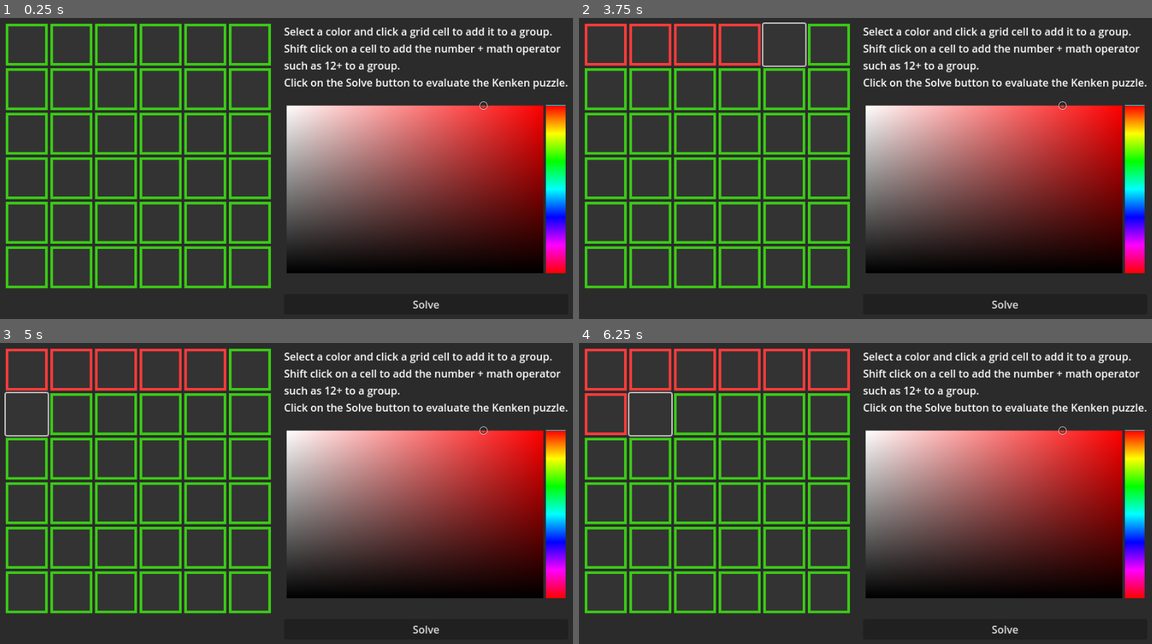
Above: before the commit, frames 1-4 (two rows, left to right).
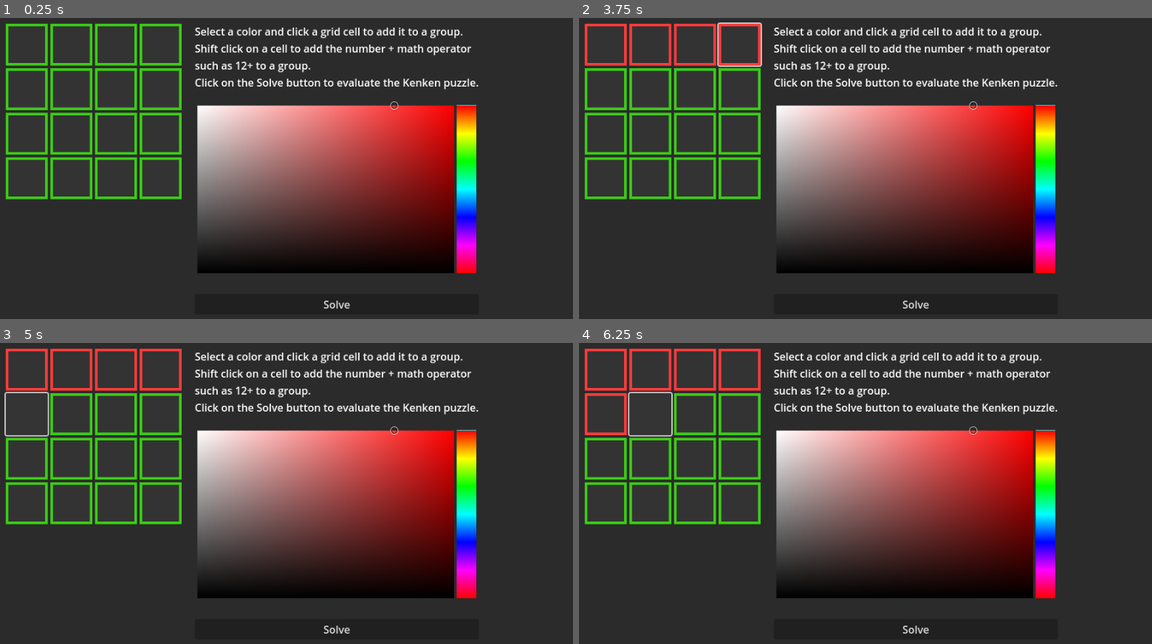
Above: after the commit, the same moments.

Repository: andrew-wilkes/godot-kenken
Game: Godot game, scene res://main.tscn
The game is run twice, just before and just after one commit, with the same random seed, the same clock (stepped at 60 frames per second) and the same inputs.
Inputs (mouse positions are in pixels of both pictures, inside the frame that each line leads up to):
- Up to frame 1 (0.25 s): no input
- Up to frame 2 (3.75 s): click (607, 45) at 0.5 s; click (647, 45) at 1.27 s; click (693, 45) at 2.02 s; click (739, 45) at 2.77 s; click (785, 45) at 3.52 s
- Up to frame 3 (5 s): click (28, 415) at 4.27 s
- Up to frame 4 (6.25 s): click (831, 370) at 5.02 s; click (647, 415) at 5.77 s

The runs differ from the first frame. In frame 1, 37% of the frame differs, in the area x 0-100%, y 1-97%; in frame 2, 37%; in frame 3, 37%; in frame 4, 37%.

Commit message:
Add tests

Diff:
--- a/kenken/Main.gd
+++ b/kenken/Main.gd
@@ -1,18 +1,22 @@
 extends Control
 
-@export var grid_size = 6
+@export var grid_size = 4
 
 var current_button: Button
-var groups = {}
-var ops = {}
+var cages = {}
 var grid_numbers = []
 var numbers
+
+class Cage:
+	var cells = []
+	var number_sets = []
+	var target = 0
+	var op = '+'
 
 func _ready():
 	numbers = range(1, grid_size + 1)
 	%Grid.columns = grid_size
 	grid_numbers.resize(grid_size * grid_size)
-	grid_numbers.fill(0)
 	for n in grid_size * grid_size:
 		var button: Button = %Cell
 		if n > 0:
@@ -20,13 +24,14 @@
 			var style_box = button.get("theme_override_styles/normal")
 			button.set("theme_override_styles/normal", style_box.duplicate())
 			%Grid.add_child(button)
-		button.set_meta("group_id", 0)
+		button.set_meta("cage_id", 0)
 		button.pressed.connect(on_button_clicked.bind(button))
 	#test_get_candidates_for_cell()
 	#test_target_matched()
-	#test_evaluate_group()
-	#test_get_number_sets_for_group()
-	test_get_number_combos_for_set()
+	#test_evaluate_cage()
+	test_get_number_sets_for_cage()
+	#test_get_number_combos_for_set()
+	#test_valid_grid()
 
 
 func on_button_clicked(b: Button):
@@ -38,7 +43,7 @@
 	else:
 		var style_box = b.get("theme_override_styles/normal")
 		style_box.border_color = %ColorPicker.color
-		b.set_meta("group_id", %ColorPicker.color.to_rgba32())
+		b.set_meta("cage_id", %ColorPicker.color.to_rgba32())
 
 
 func _on_popup_panel_popup_hide():
@@ -46,29 +51,66 @@
 
 
 func _on_solve_pressed():
-	extract_groups()
-	extract_ops()
-	# Populate the grid numbers
-	# Test groups for solution
-
-
-func extract_groups():
+	grid_numbers.fill(0)
+	extract_cages()
+	set_number_sets()
+	if apply_numbers_to_grid(0):
+		print(grid_numbers)
+	else:
+		print("FAILED")
+
+
+func extract_cages():
 	var idx = 0
 	for cell in %Grid.get_children():
-		var key = cell.get_meta("group_id")
-		if groups.has(key):
-			groups[key].append(idx)
+		var key = cell.get_meta("cage_id")
+		var txt = cell.text
+		if cages.has(key):
+			cages[key].cells.append(idx)
 		else:
-			groups[key] = [idx]
+			var cage = Cage.new()
+			cage.cells = [idx]
+			cages[key] = cage
+		if txt.length() > 0:
+			cages[key].target = int(txt.left(-1))
+			cages[key].op = txt.right(1)
 		idx += 1
 
 
-func extract_ops():
-	for cell in %Grid.get_children():
-		var key = cell.get_meta("group_id")
-		var txt = cell.text
-		if txt.length() > 0:
-			ops[key] = [int(txt.left(-1)), txt.right(1)]
+func set_number_sets():
+	for cage in cages.values():
+		cage.number_sets = get_number_sets_for_cage(cage.cells, cage.target, cage.op)
+
+
+func apply_numbers_to_grid(cage_id):
+	if cage_id == cages.size():
+		return true
+	for number_set in cages.values()[cage_id].number_sets:
+		for idx in number_set.size():
+			grid_numbers[cages[cage_id].cells[idx]] = number_set[idx]
+		if valid_grid() and apply_numbers_to_grid(cage_id + 1):
+			return true
+	return false
+
+
+func valid_grid():
+	# Each row or column must contain only 1 of numbers > 0
+	var x = 0
+	var y = 0
+	var xoff = grid_size * grid_size - grid_size + 1
+	for n in grid_size:
+		var row = grid_numbers.slice(y, y + grid_size)
+		var col = grid_numbers.slice(x, x + xoff, grid_size)
+		#print(row)
+		#print(col)
+		for num in numbers:
+			if row.count(num) > 1:
+				return false
+			if col.count(num) > 1:
+				return false
+		x += 1
+		y += grid_size
+	return true
 
 
 func _on_line_edit_text_submitted(_new_text):
@@ -90,11 +132,47 @@
 	return candidates
 
 
-func get_number_sets_for_group(group, target, op):
+func get_number_sets_for_cage(cells, target, op):
 	var sets = []
-	for n in range(grid_size, 0, -1):
-		get_number_set(target, op, group.size(), 0, n, [], sets)
+	for n in range(grid_size, 1, -1):
+		get_number_set(target, op, cells.size(), 0, n, [n], sets)
 	return sets
+
+
+func get_number_set(target, op, cage_size, total, n, num_set, sets):
+	if total == target:
+		if num_set.size() == cage_size:
+			# Take care of bug where duplicate sets are made
+			if not sets.has(num_set):
+				sets.append(num_set)
+		return
+	if total == 0:
+		total = n
+	else:
+		match op:
+			'+':
+				if total + n > target:
+					return
+				total += n
+				num_set.append(n)
+			'-':
+				if total - n < target:
+					return
+				total -= n
+				num_set.append(n)
+			'*':
+				if total * n > target:
+					return
+				total *= n
+				num_set.append(n)
+			'/':
+				if total / n < target:
+					return
+				total /= n
+				num_set.append(n)
+	#print(set)
+	for m in range(n, 0, -1):
+		get_number_set(target, op, cage_size, total, m, num_set.duplicate(), sets)
 
 
 func get_number_combos_for_set(num_set: Array):
@@ -122,58 +200,19 @@
 		append_num(combo.duplicate(), combos, idx, nums)
 
 
-func test_get_number_combos_for_set():
-	print(get_number_combos_for_set([[1,1,1,3],[3,4,1]]))
-
-
-func get_number_set(target, op, gsize, total, n, num_set, sets):
-	if total == target:
-		if num_set.size() == gsize:
-			sets.append(num_set)
-		return
-	match op:
-		'+':
-			if total + n > target:
-				return
-			total += n
-			num_set.append(n)
-		'-':
-			if total - n < target:
-				return
-			total -= n
-			num_set.append(n)
-		'*':
-			if total * n > target:
-				return
-			total *= n
-			num_set.append(n)
-		'/':
-			if total / n < target:
-				return
-			total /= n
-			num_set.append(n)
-	#print(set)
-	for m in range(n, 0, -1):
-		get_number_set(target, op, gsize, total, m, num_set.duplicate(), sets)
-
-
-func test_get_number_sets_for_group():
-	print(get_number_sets_for_group([1,1,1,1], 6, '+'))
-
-
-func evaluate_group(group: Array, target, op):
+func evaluate_cage(cage: Array, target, op):
 	var matched = false
-	# Loop over all combinations of numbers in group
-	var indexes = range(group.size())
+	# Loop over all combinations of numbers in cage
+	var indexes = range(cage.size())
 	for idx in indexes:
 		var ids = []
-		matched = append_idx(ids, idx, indexes, group, target, op)
+		matched = append_idx(ids, idx, indexes, cage, target, op)
 		if matched:
 			break
 	return matched
 
 
-func append_idx(ids: Array, new_id, indexes, group: Array, target, op):
+func append_idx(ids: Array, new_id, indexes, cage: Array, target, op):
 	var done = true
 	var matched = false
 	ids.append(new_id)
@@ -181,19 +220,19 @@
 		if ids.has(idx):
 			continue
 		done = false
-		matched = append_idx(ids.duplicate(), idx, indexes, group, target, op)
+		matched = append_idx(ids.duplicate(), idx, indexes, cage, target, op)
 		if matched:
 			break
 	if done:
 		print(ids)
-		matched = target_matched(ids, group, target, op)
+		matched = target_matched(ids, cage, target, op)
 	return matched
 
 
-func target_matched(ids, group, target, op):
+func target_matched(ids, cage, target, op):
 	var n = 0
 	for idx in ids:
-		var cell_idx = group[idx]
+		var cell_idx = cage[idx]
 		var num = grid_numbers[cell_idx]
 		if num == 0:
 			continue
@@ -228,10 +267,10 @@
 	assert(target_matched([0,1,2],[5,1,3],2,'-'))
 
 
-func test_evaluate_group():
+func test_evaluate_cage():
 	grid_numbers = [3,4,8,2,2,8]
-	assert(evaluate_group([0,1], 7, '+'))
-	assert(evaluate_group([4,5], 4, '/'))
+	assert(evaluate_cage([0,1], 7, '+'))
+	assert(evaluate_cage([4,5], 4, '/'))
 
 
 func test_get_candidates_for_cell():
@@ -240,3 +279,24 @@
 	assert(get_candidates_for_cell(0) == [3,5,6])
 	assert(get_candidates_for_cell(5) == [3,4,5])
 	assert(get_candidates_for_cell(15) == [1,3,4,5])
+
+
+func test_get_number_combos_for_set():
+	print(get_number_combos_for_set([[1,1,1,3],[3,4,1]]))
+
+
+func test_get_number_sets_for_cage():
+	print(get_number_sets_for_cage([1,1,1,1], 6, '+'))
+	print(get_number_sets_for_cage([1,1], 3, '+'))
+	print(get_number_sets_for_cage([1,1,1], 8, '+'))
+	#print(get_number_sets_for_cage([1,1], 2, '/'))
+
+
+func test_valid_grid():
+	grid_size = 4
+	grid_numbers = [1,2,3,4, 2,3,4,1, 3,4,1,2, 4,1,2,3]
+	assert(valid_grid())
+	grid_numbers = [1,2,3,4, 2,3,2,1, 3,4,1,2, 4,1,0,3] # 2 in row
+	assert(not valid_grid())
+	grid_numbers = [0,1,2,3, 1,4,3,2, 3,4,1,0, 2,3,0,0] # 4 in col
+	assert(not valid_grid())
